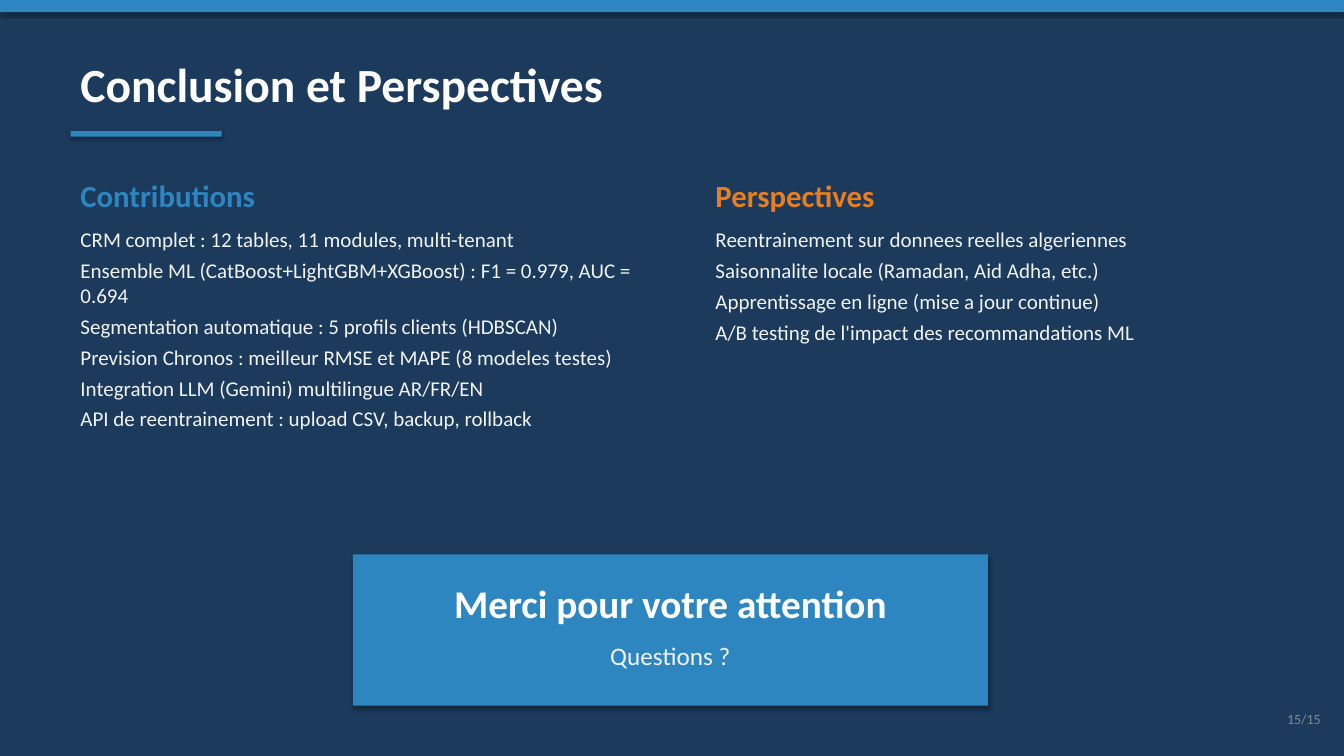
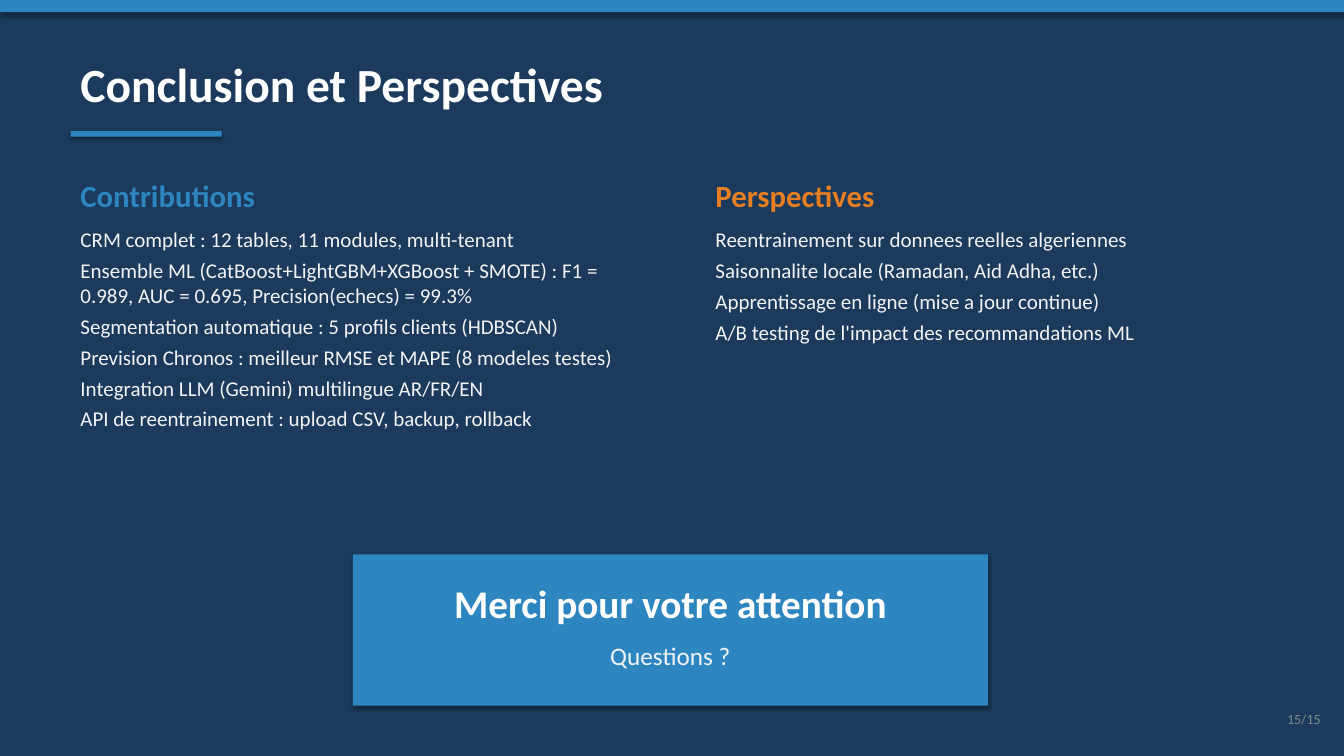
Before and after one commit to amine-dubs/COD-CRM, a slide deck: slide 15 of docs/presentation.pptx. Drawn at 1344x756 pixels with LibreOffice and Linux fonts; fonts in the diff are those of the drawing. Boxes give left, top, right and bottom in pixels: in the first picture for what was removed or moved away, otherwise in the second. Text is boxed around its words. In the diff, an @@ line names an element or a change of style, - is before the commit and + after.

```diff
--- a/docs/presentation.pptx
+++ b/docs/presentation.pptx
@@ text at box(80, 263, 582, 306): text changed @@
-Ensemble ML (CatBoost+LightGBM+XGBoost) : F1 = 0.979, AUC = 0.694
+Ensemble ML (CatBoost+LightGBM+XGBoost + SMOTE) : F1 = 0.989, AUC = 0.695, Precision(echecs) = 99.3%
```
Also in this commit, not shown: 1 other slide changed, 6 other files.
